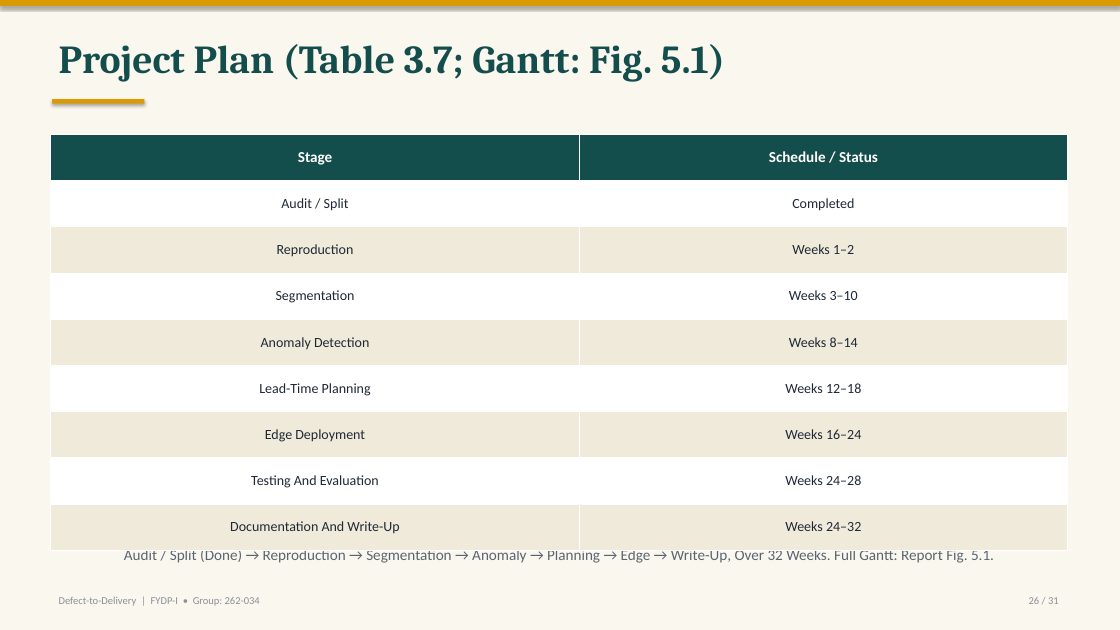
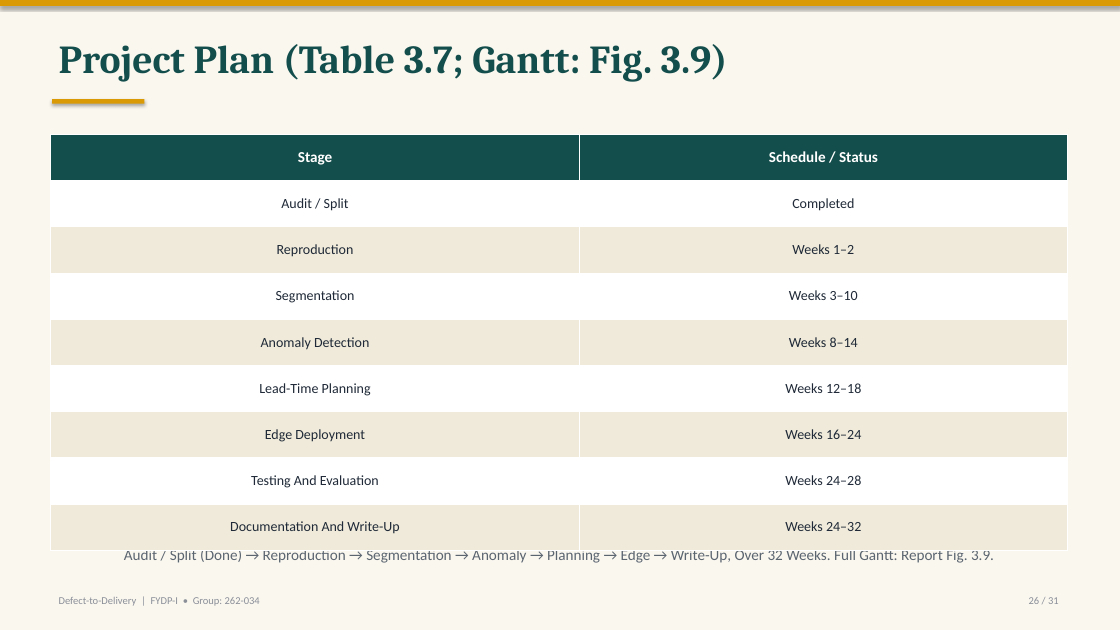
Before and after one commit to labib-ux/FYDP, a slide deck: slide 26 of slides/FYDP-I_Defect-to-Delivery.pptx. Drawn at 1120x630 pixels with LibreOffice and Linux fonts; fonts in the diff are those of the drawing. Boxes give left, top, right and bottom in pixels: in the first picture for what was removed or moved away, otherwise in the second. Text is boxed around its words. In the diff, an @@ line names an element or a change of style, - is before the commit and + after.

```diff
--- a/slides/FYDP-I_Defect-to-Delivery.pptx
+++ b/slides/FYDP-I_Defect-to-Delivery.pptx
@@ text at (59,44,728,82): text changed @@
-Project Plan (Table 3.7; Gantt: Fig. 5.1)
+Project Plan (Table 3.7; Gantt: Fig. 3.9)
@@ text at (124,551,994,563): text changed @@
-Audit / Split (Done) → Reproduction → Segmentation → Anomaly → Planning → Edge → Write-Up, Over 32 Weeks. Full Gantt: Report Fig. 5.1.
+Audit / Split (Done) → Reproduction → Segmentation → Anomaly → Planning → Edge → Write-Up, Over 32 Weeks. Full Gantt: Report Fig. 3.9.
```
Also in this commit, not shown: 6 other slides changed.
